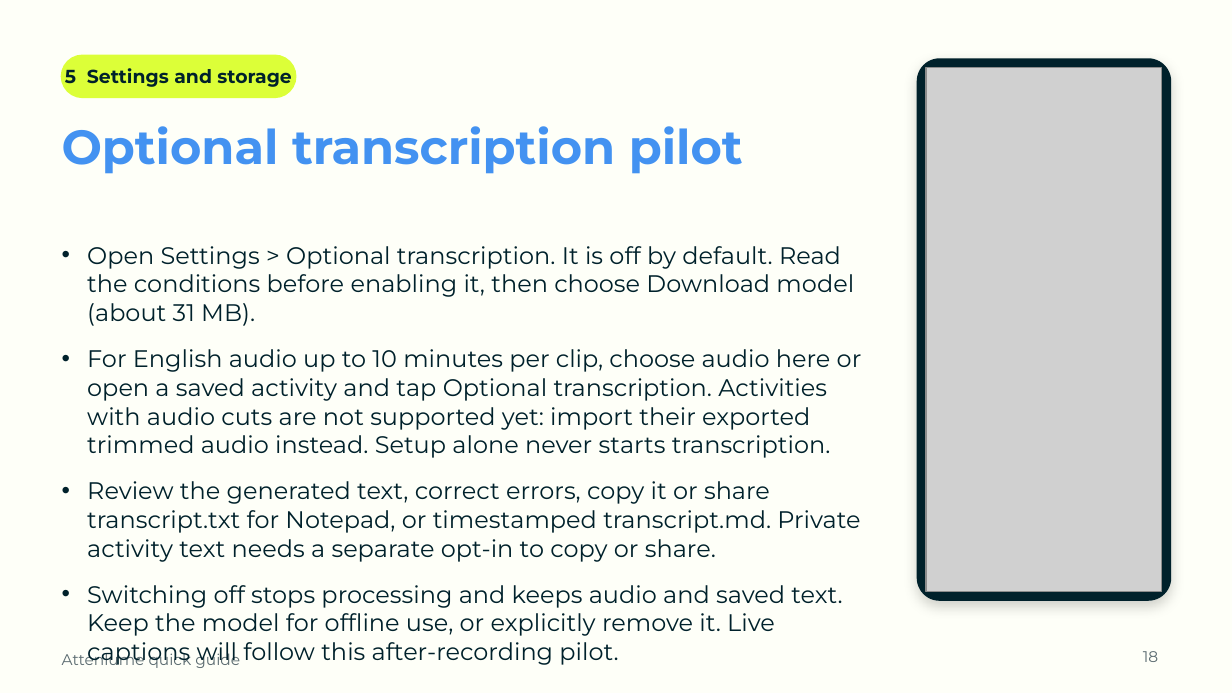
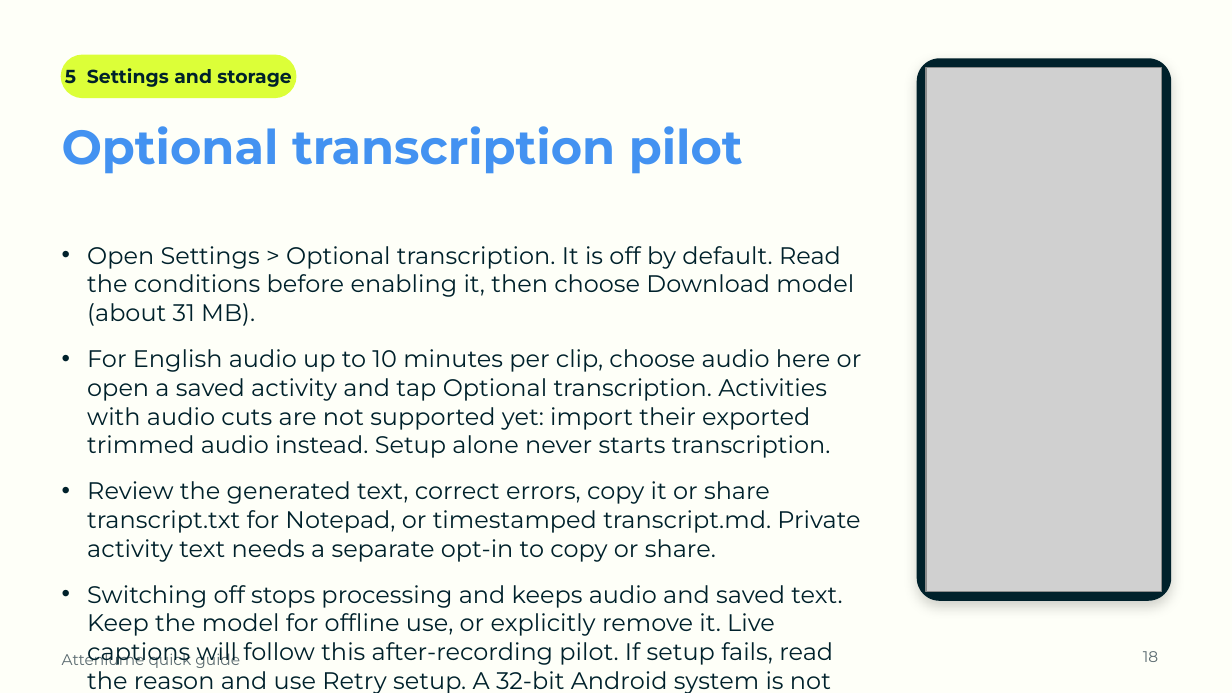
Before and after one commit to SamsonOluwaseun/attenlume, a slide deck: slide 18 of docs/user-guide/Attenlume-Quick-Guide.pptx. Drawn at 1232x693 pixels with LibreOffice and Linux fonts; fonts in the diff are those of the drawing; grey boxes stand for pictures; background and template pictures are left out. Boxes give left, top, right and bottom in pixels: in the first picture for what was removed or moved away, otherwise in the second. Text is boxed around its words. In the diff, an @@ line names an element or a change of style, - is before the commit and + after.

Commit message:
fix(transcription): resolve app root and expose setup retry [P1-50, FR-TRN-01]

```diff
--- a/docs/user-guide/Attenlume-Quick-Guide.pptx
+++ b/docs/user-guide/Attenlume-Quick-Guide.pptx
@@ text at box(87, 585, 842, 693): text changed @@
-• Switching off stops processing and keeps audio and saved text. Keep the model for offline use, or explicitly remove it. Live captions will follow this after-recording pilot.
+• Switching off stops processing and keeps audio and saved text. Keep the model for offline use, or explicitly remove it. Live captions will follow this after-recording pilot. If setup fails, read the reason and use Retry setup. A 32-bit Android system is not supported by this pilot.
```
Also in this commit, not shown: 7 other files.
